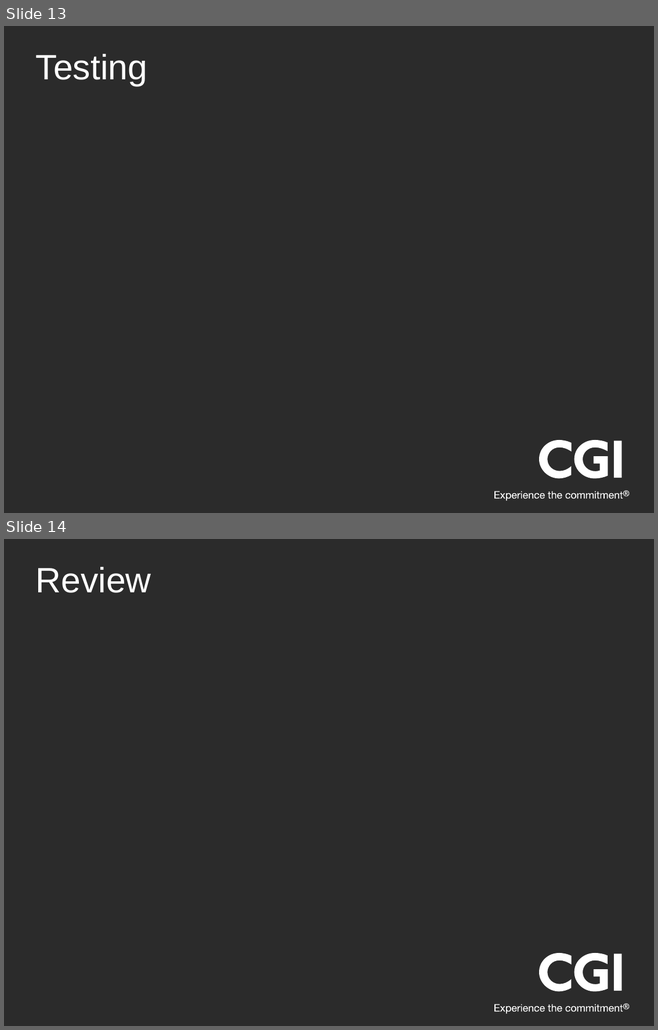
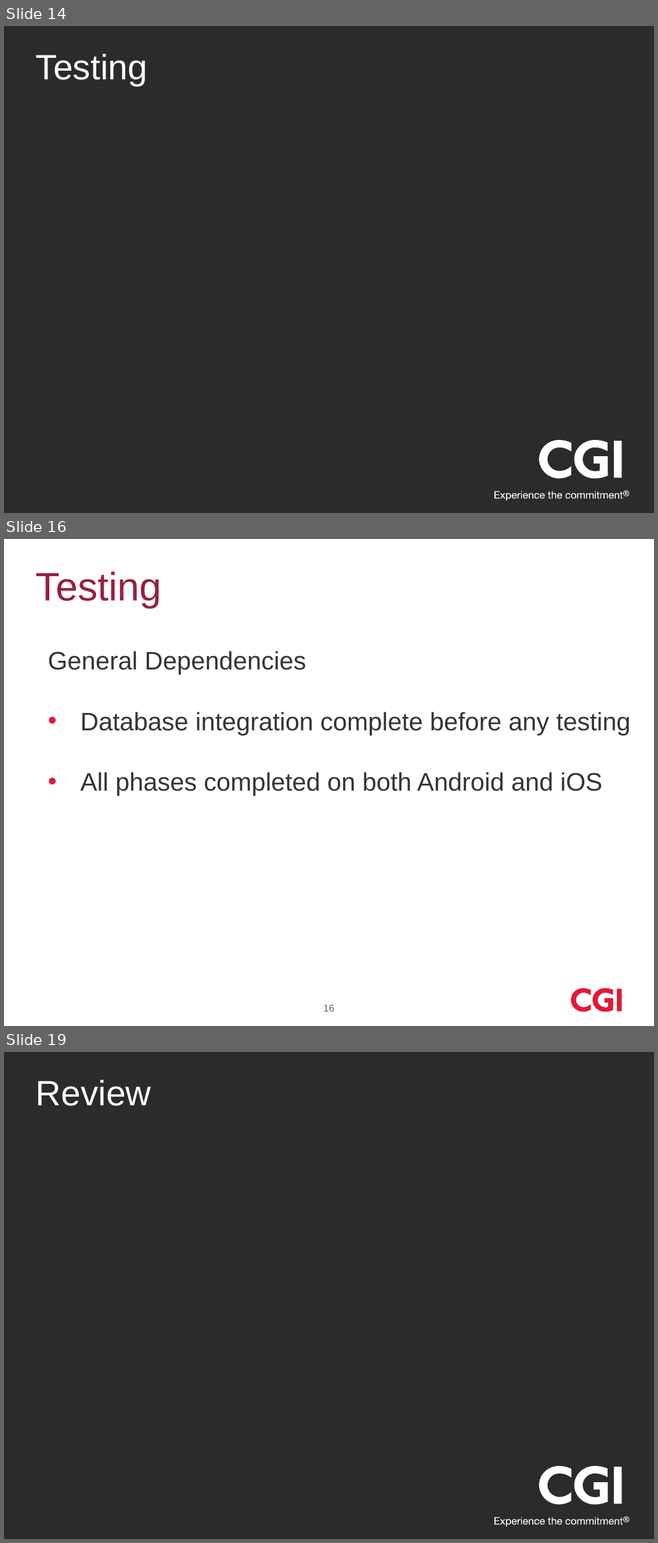
Before and after one commit to ChaseCGI/GoingGreen, a slide deck: Going Green Presentation.pptx. Shown one above the other, each under a label of ours: slides 13 and 14 before the commit, slides 14, 16 and 19 after it; the slides between them are not shown. The pictures are 658x1030 and 658x1543 pixels, drawn with LibreOffice and Linux fonts; fonts in the diff are those of the drawing; background and template pictures are left out; a plain dark background stands for a picture behind light text. Boxes give left, top, right and bottom in pixels: in the first picture for what was removed or moved away, otherwise in the second. Text is boxed around its words. In the diff, an @@ line names an element or a change of style, - is before the commit and + after.

```diff
--- a/Going Green Presentation.pptx
+++ b/Going Green Presentation.pptx
@@ slide 16 added at (4,539,654,1026), background #FFFFFF @@
@@ title added at (36,571,162,608), 44 pt, text #991F3D @@
+Testing
@@ text added at (48,651,630,796), 28 pt, text #363534 @@
+General Dependencies
+• Database integration complete before any testing
+• All phases completed on both Android and iOS
@@ freeform shape added at (571,988,590,1012), fill #E31837 @@
@@ freeform shape added at (593,988,614,1012), fill #E31837 @@
@@ rectangle added at (616,988,622,1011), fill #E31837 @@
@@ page number added at (323,1005,334,1012), 11 pt, text #666666 @@
+16
@@ what was slide 13 is now slide 14 @@
@@ what was slide 14 is now slide 19 @@
```
Also in this commit, not shown: 1 slide changed, 4 other slides added, 1 other file.
